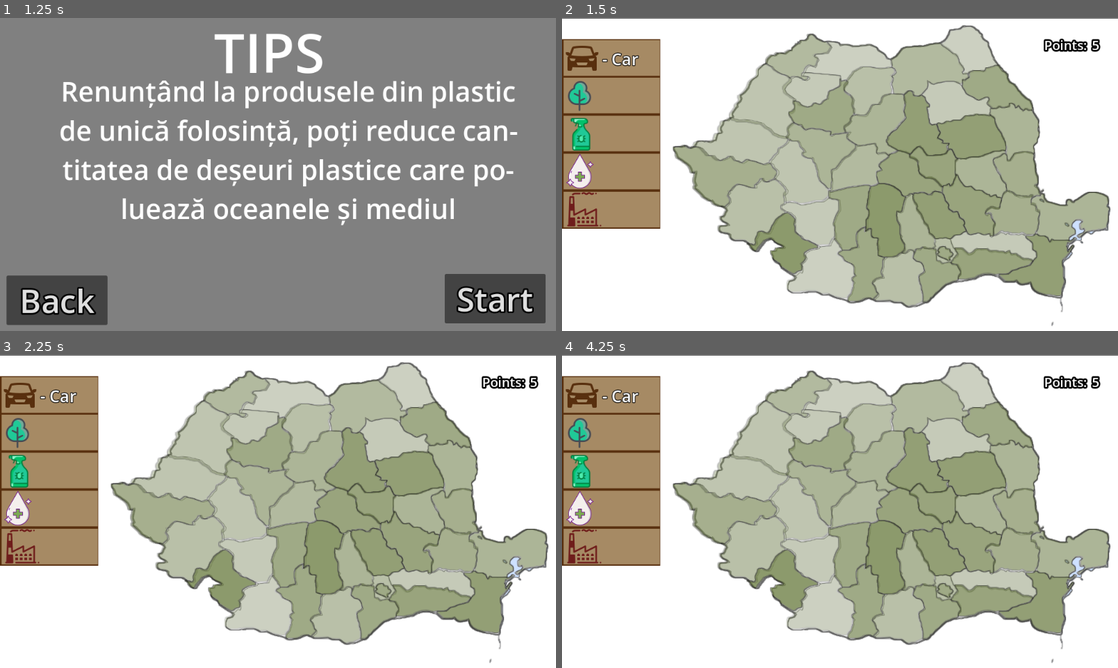
Above: before the commit, frames 1-4 (two rows, left to right).
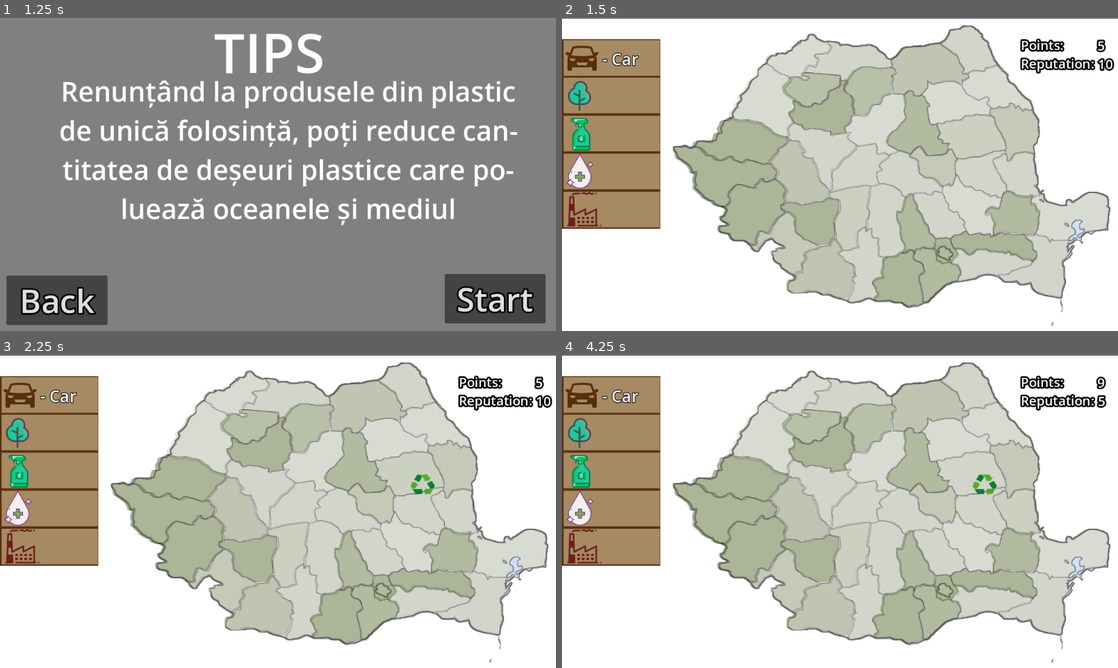
Above: after the commit, the same moments.

Repository: Yuichiro021/TechnoByte
Game: Godot game, scene res://main_menu/main_menu.tscn
Same seed, same stepped clock (60 frames per second), same inputs: the game is played once before the commit and once after it.
Inputs (mouse positions are in pixels of both pictures, inside the frame that each line leads up to):
- Up to frame 1 (1.25 s): click "Start" at 0.5 s
- Up to frame 2 (1.5 s): click "Start" at 1.25 s
- Up to frame 3 (2.25 s): tap Enter at 2 s; move the mouse to (400, 495) at 2.02 s; click (400, 495) at 2.17 s
- Up to frame 4 (4.25 s): tap Space at 2.75 s; move the mouse to (728, 527) at 2.77 s; click (728, 527) at 2.92 s; tap Enter at 3.5 s; move the mouse to (895, 442) at 3.52 s; click (895, 442) at 3.67 s

Frame 1 is identical in both runs. In frame 2, 30% of the frame differs, in the area x 23-100%, y 5-91%; in frame 3, 30%; in frame 4, 30%.

Commit message:
final commit first(pt ca o sa fac mai multe)

Diff:
--- a/Scenes/level1.tscn
+++ b/Scenes/level1.tscn
@@ -447,6 +447,7 @@
 position = Vector2(866, 21)
 
 [node name="MarginContainer" type="MarginContainer" parent="side_menu"]
+offset_left = -33.0
 offset_right = 192.0
 offset_bottom = 239.0
 theme_override_constants/margin_left = 12
@@ -463,6 +464,7 @@
 
 [node name="Label" type="Label" parent="side_menu/MarginContainer/VBoxContainer"]
 layout_mode = 2
+size_flags_horizontal = 0
 theme_override_colors/font_outline_color = Color(0, 0, 0, 1)
 theme_override_constants/outline_size = 12
 theme_override_font_sizes/font_size = 24
@@ -472,12 +474,44 @@
 
 [node name="Label2" type="Label" parent="side_menu/MarginContainer/VBoxContainer/Label"]
 layout_mode = 1
-anchors_preset = 11
+anchors_preset = 6
 anchor_left = 1.0
+anchor_top = 0.5
 anchor_right = 1.0
-anchor_bottom = 1.0
-offset_left = -70.0
+anchor_bottom = 0.5
+offset_left = -7.0
+offset_top = -16.0
+offset_right = 63.0
+offset_bottom = 18.0
 grow_horizontal = 0
+grow_vertical = 2
+theme_override_colors/font_outline_color = Color(0, 0, 0, 1)
+theme_override_constants/outline_size = 12
+theme_override_font_sizes/font_size = 24
+text = "0"
+
+[node name="Label2" type="Label" parent="side_menu/MarginContainer/VBoxContainer"]
+layout_mode = 2
+size_flags_horizontal = 0
+theme_override_colors/font_outline_color = Color(0, 0, 0, 1)
+theme_override_constants/outline_size = 12
+theme_override_font_sizes/font_size = 24
+text = "Reputation:           "
+horizontal_alignment = 1
+vertical_alignment = 1
+
+[node name="Label2" type="Label" parent="side_menu/MarginContainer/VBoxContainer/Label2"]
+layout_mode = 1
+anchors_preset = -1
+anchor_left = 0.734
+anchor_top = 0.5
+anchor_right = 0.734
+anchor_bottom = 0.5
+offset_left = -7.53401
+offset_top = -16.0
+offset_right = 22.466
+offset_bottom = 18.0
+grow_horizontal = 2
 grow_vertical = 2
 theme_override_colors/font_outline_color = Color(0, 0, 0, 1)
 theme_override_constants/outline_size = 12
--- a/Scripts/Judete.gd
+++ b/Scripts/Judete.gd
@@ -9,12 +9,14 @@
 
 @onready var reputation=10
 
+var mesaj_pe_ecran = false
+
 # Called when the node enters the scene tree for the first time.
 func _ready():
-	var label := $"../../side_menu/MarginContainer/VBoxContainer/Label/Label2" as Label
-	label.text = str(points)
+	change_points(0)
+	change_reputation(0)
 	for child in get_children():
-		child.set_meta("Pollution",rng.randi_range(5,15))
+		child.set_meta("Pollution",rng.randi_range(3,10))
 		child.self_modulate = Color(118.0/255.0, 137.0/255.0, 72.0/255.0, float(child.get_meta("Pollution"))/20.0)
 		child.set_meta("sediu",false)
 	#for child in get_children():
@@ -23,22 +25,40 @@
 
 var sedii=[]
 
+func change_points(val):
+	if points+val>0:
+		points+=val
+	var label := $"../../side_menu/MarginContainer/VBoxContainer/Label/Label2" as Label
+	label.text = str(points)
+
+func change_reputation(val):
+	if reputation+val>0:
+		reputation+=val
+	var label := $"../../side_menu/MarginContainer/VBoxContainer/Label2/Label2" as Label
+	label.text = str(reputation)
+
 func increase_pollution():
+	var sum=0
+	for child in get_children():
+		if child.has_meta("Pollution"):
+			sum+=child.get_meta("Pollution")
+	change_reputation(-sum/50)
 	if !sedii.is_empty():
 		for sediu in sedii:
 			lower_pollution(sediu)
-	points += randi_range(1, 7)
+	change_points(randi_range(1, 7)+len(sedii))
 	var sprite = get_child(rng.randi_range(0, get_children().size()-1))
 	sprite.set_meta("Pollution",sprite.get_meta("Pollution") +1)
 	print(sprite.name, " ", sprite.get_meta("Pollution"))
 	sprite.self_modulate = Color(118.0/255.0, 137.0/255.0, 72.0/255.0, float(sprite.get_meta("Pollution"))/20.0)
+	change_reputation(0)
+	var rand = randi_range(1,5)
+
 
 func lower_pollution(sprite):
 	if sprite.get_meta("Pollution") >0:
-		points += 1
 		sprite.set_meta("Pollution",sprite.get_meta("Pollution")-1)
-		var label := $"../../side_menu/MarginContainer/VBoxContainer/Label/Label2" as Label
-		label.text = str(points)
+		change_points(1)
 		sprite.self_modulate = Color(118.0/255.0, 137.0/255.0, 72.0/255.0, float(sprite.get_meta("Pollution"))/20.0)
 
 # Called every frame. 'delta' is the elapsed time since the previous frame.
@@ -53,7 +73,8 @@
 var sediu_exista = false
 
 func create_sediu():
-	points-=10
+	if sediu_exista:
+		change_points(-10)
 	sedii.append(child1)
 	sediu_exista = true
 	var sediu := TextureRect.new()
@@ -75,7 +96,7 @@
 			ok=false
 	return ok
 func _input(event):
-	if event is InputEventMouseButton and event.is_pressed() and event.button_index==MOUSE_BUTTON_LEFT:
+	if event is InputEventMouseButton and event.is_pressed() and event.button_index==MOUSE_BUTTON_LEFT and not mesaj_pe_ecran:
 		for child in get_children():
 			if child is Sprite2D:
 				var collision_polygon = child.get_node("CollisionPolygon2D")
@@ -85,8 +106,9 @@
 						global_points.append(point+ child.global_position)
 					if is_point_inside_concave_shape(event.position,global_points):
 						if(clear_all_buttons()):
-							if child.get_meta("sediu")==false and points>=10 and sediu_exista==false:
+							if child.get_meta("sediu")==false and (sediu_exista==false or points>=10):
 								print("Clicked on: ",child.get_name())
+
 								create_child_button(child)
 							if sediu_exista==true and child.get_meta("sediu")==true:
 								meniu_sediu(child)
@@ -143,32 +165,63 @@
 	create_sediu_button(-150,50,buton_factory,"res://resources/icons/factory.png",child)
 
 func buton_car():
-	if points >= 4:
-		points-=4
-		reputation+=4
-	pass
+	change_points(-4)
+	change_reputation(4)
 
 func buton_tree():
-	if points >=2:
-		points-=2
-		reputation+=2
-	pass
+	change_points(-2)
+	change_reputation(2)
 
 func buton_pesticide():
-	if points>=3 :
-		points-=3
-		reputation+=3
-	pass
+	change_points(-3)
+	change_reputation(3)
 
 func buton_water():
-	if points >=5:
-		points-=5
-		reputation+=5
-
-	pass
+	change_points(-5)
+	change_reputation(5)
 
 func buton_factory():
-	if points >=6:
-		points -=6
-		reputation+=6
-	pass
+	change_points(-6)
+	change_reputation(6)
+
+var eventCaller = null
+
+func createMessage(event,text):
+	mesaj_pe_ecran = true
+	var box := TextureRect.new()
+	var textura = load("res://resources/backgrounds/black.png")
+	box.texture=textura
+	box.z_index = 15
+	box.size = Vector2(400,100)
+	box.position = Vector2(130,200)
+	self.add_child(box)
+	var label := Label.new()
+	label.text = text
+	label.add_theme_font_size_override("font_size",15)
+	box.add_child(label)
+	var button := Button.new()
+	button.text="OK"
+	button.position = Vector2(box.size.x-50,box.size.y-50)
+	button.button_down.connect(event)
+	box.add_child(button)
+	eventCaller = box
+
+func event1():
+	eventCaller.queue_free()
+	mesaj_pe_ecran=false
+
+func event2():
+	eventCaller.queue_free()
+	mesaj_pe_ecran=false
+
+func event3():
+	eventCaller.queue_free()
+	mesaj_pe_ecran=false
+
+func event4():
+	eventCaller.queue_free()
+	mesaj_pe_ecran=false
+
+func event5():
+	eventCaller.queue_free()
+	mesaj_pe_ecran=false
Binary file added: resources/backgrounds/black.png
Not shown, added: resources/backgrounds/black.png.import
